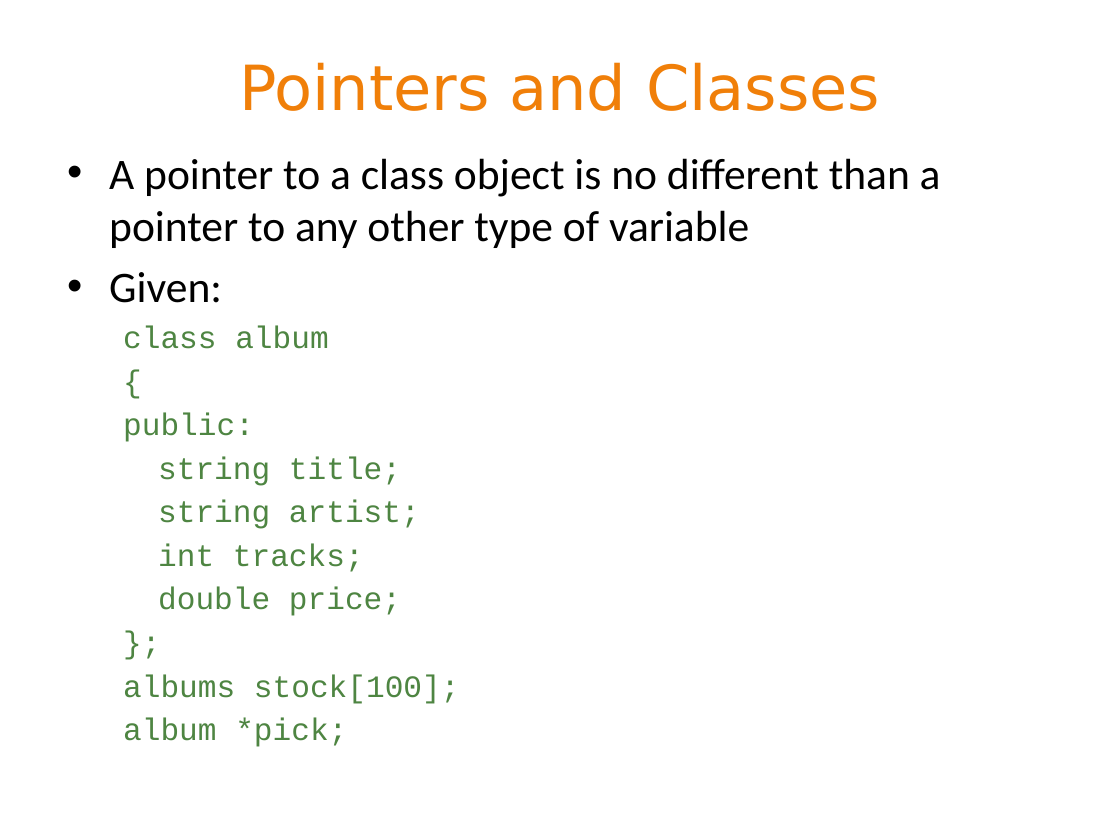
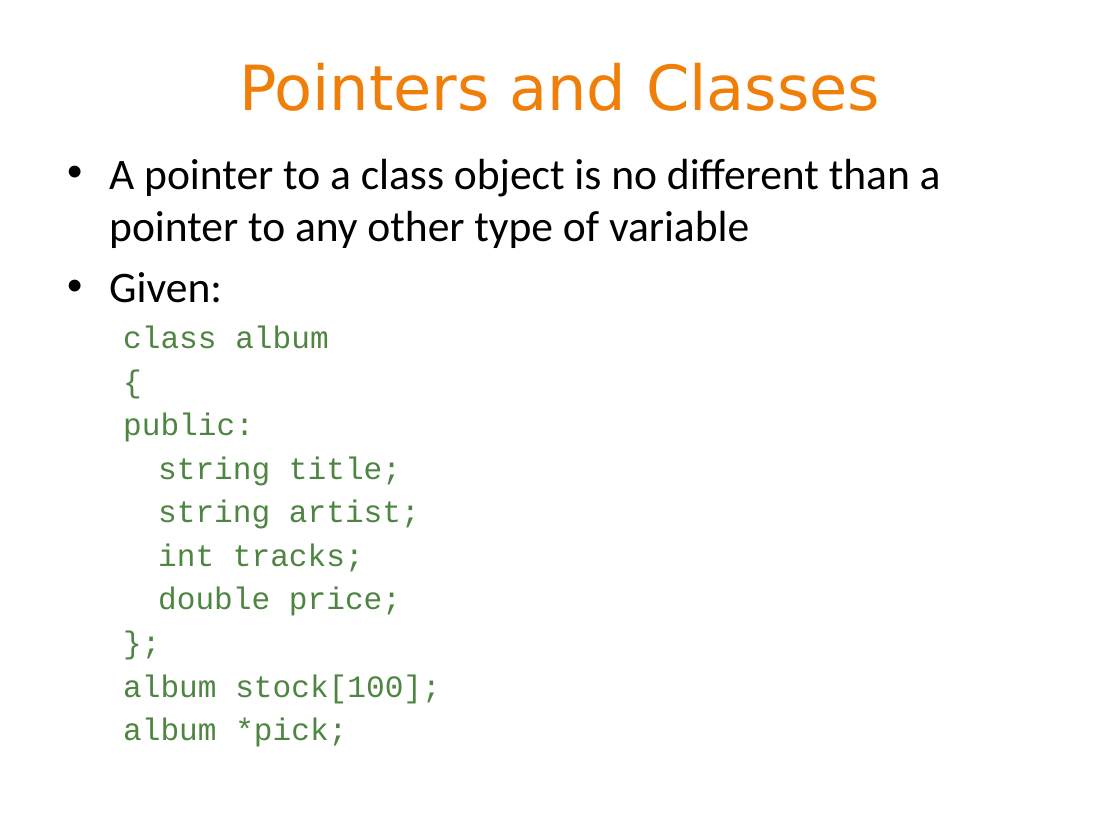
Before and after one commit to BeiyuLinCS/beiyulin.github.io, a slide deck: slide 20 of teach/fall_2020/1370_slides/week13_wed.pptx. Drawn at 1120x840 pixels with LibreOffice and Linux fonts; fonts in the diff are those of the drawing. Boxes give left, top, right and bottom in pixels: in the first picture for what was removed or moved away, otherwise in the second. Text is boxed around its words. In the diff, an @@ line names an element or a change of style, - is before the commit and + after.

```diff
--- a/teach/fall_2020/1370_slides/week13_wed.pptx
+++ b/teach/fall_2020/1370_slides/week13_wed.pptx
@@ text at [123,674,441,704]: text changed @@
-  albums stock[100];
+  album stock[100];
```
Also in this commit, not shown: 23 other files.
